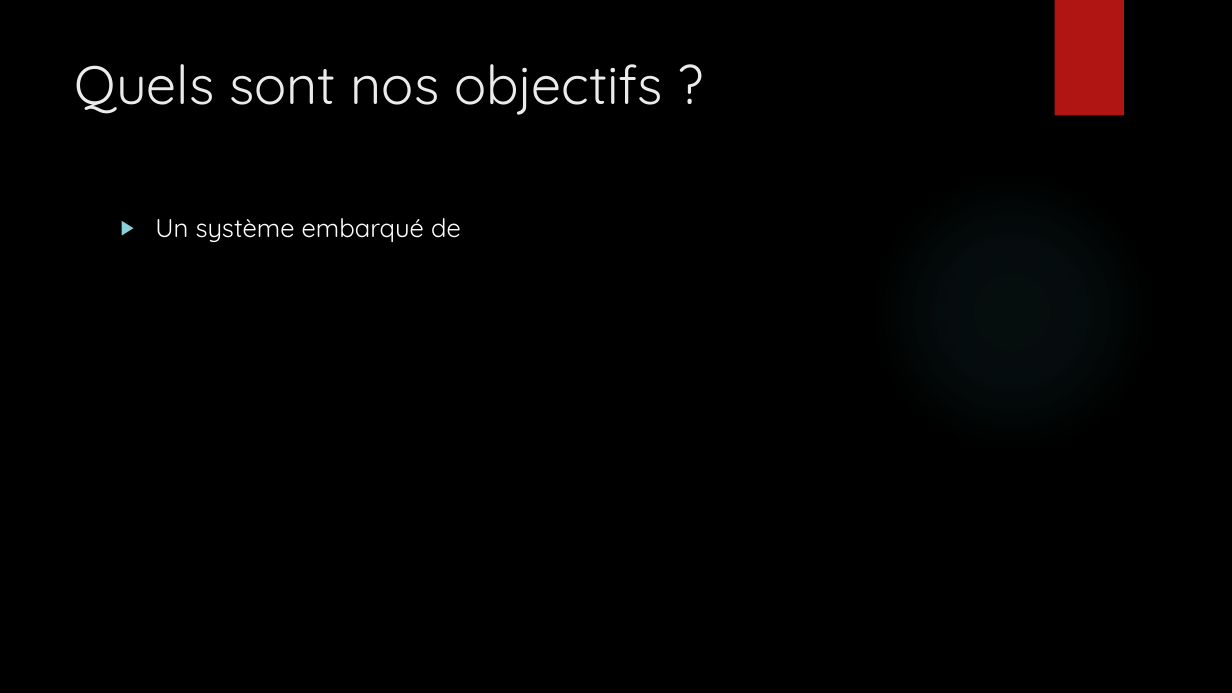
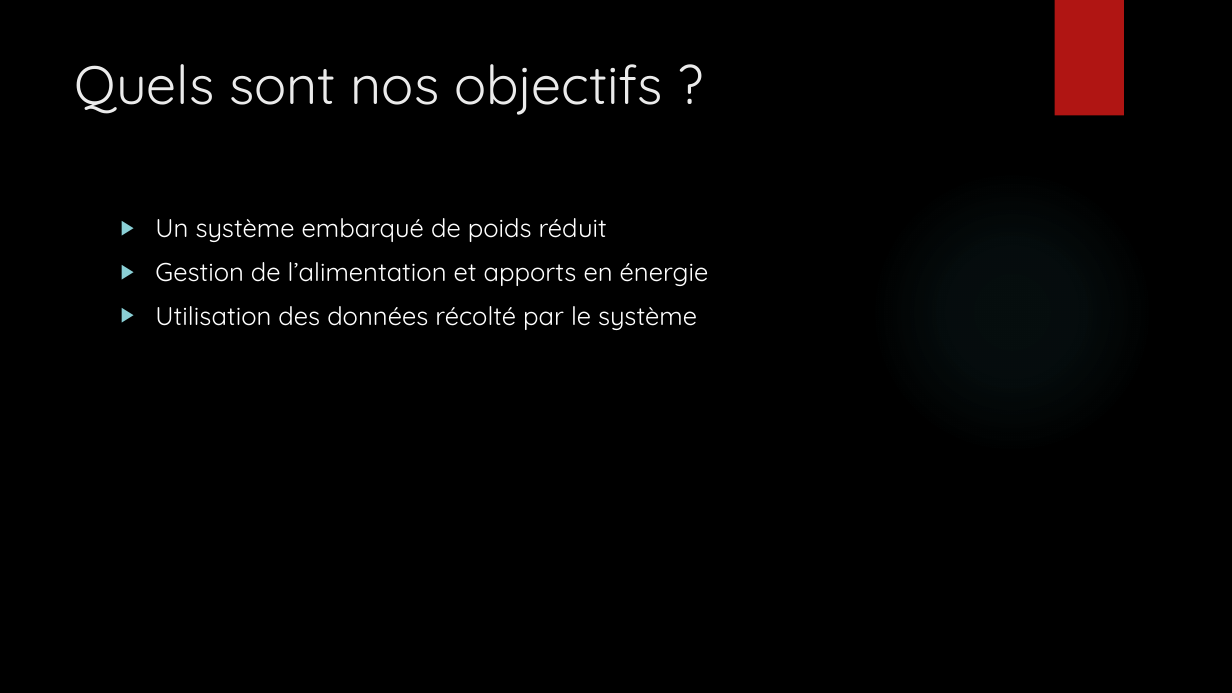
Before and after one commit to MonsieurCo/Projet_CSF, a slide deck: slide 4 of présentation/Projet Ballon MétéoV2.pptx. Drawn at 1232x693 pixels with LibreOffice and Linux fonts; fonts in the diff are those of the drawing; background and template pictures are left out. Boxes give left, top, right and bottom in pixels: in the first picture for what was removed or moved away, otherwise in the second. Text is boxed around its words. In the diff, an @@ line names an element or a change of style, - is before the commit and + after.

Commit message:
08/04/19
powerpoint

```diff
--- a/présentation/Projet Ballon MétéoV2.pptx
+++ b/présentation/Projet Ballon MétéoV2.pptx
@@ text at [155,218,709,330]: text changed @@
-▶ Un système embarqué de
+▶ Un système embarqué de poids réduit
+▶ Gestion de l’alimentation et apports en énergie
+▶ Utilisation des données récolté par le système
```
Also in this commit, not shown: 2 other slides changed, 2 slides added, 4 other files.
